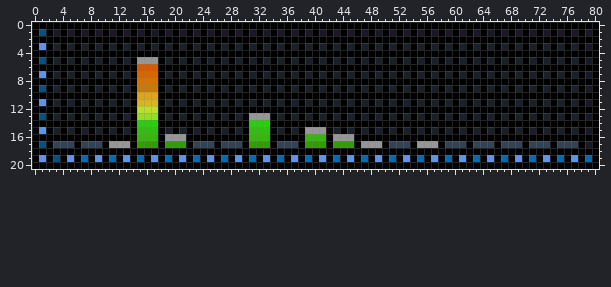
Two states of a sprite sheet, packages/webamp-modern/src/xp/spectrum/preview/440-square.png. This is how it looked before the edit.
Rulers count pixels.
The result:
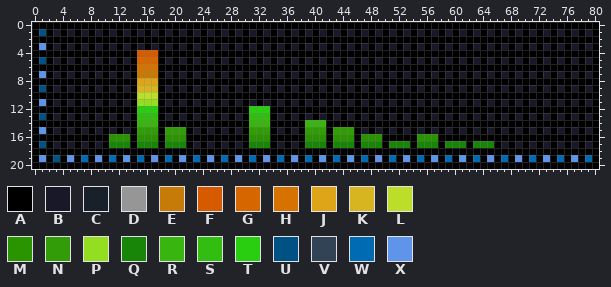
Palette (. is transparent): A #000000  B #181829  C #182129  D #969696  E #c67b08  F #d65a00  G #d66600  H #d67300  J #dea518  K #d6b521  L #bdde29  M #299400  N #319c08  P #94de21  Q #188408  R #39b510  S #32be10  T #29ce10  U #005284  V #314354  W #006ab2  X #5e95ea
What changed:
file 81x21 -> 162x42 pixels (blocks of 1x1 -> 2x2; one block is one cell here)
y 3: x 3 C -> B; x 5 C -> B; x 7 C -> B; x 9 C -> B; x 11 C -> B; x 13 C -> B; x 15 C -> B; x 17 C -> B; x 19 C -> B; x 21 C -> B; x 23 C -> B; x 25 C -> B; x 27 C -> B; x 29 C -> B; x 31 C -> B; x 33 C -> B; x 35 C -> B; x 37 C -> B; x 39 C -> B; x 41 C -> B; x 43 C -> B; x 45 C -> B; x 47 C -> B; x 49 C -> B; x 51 C -> B; x 53 C -> B; x 55 C -> B; x 57 C -> B; x 59 C -> B; x 61 C -> B; x 63 C -> B; x 65 C -> B; x 67 C -> B; x 69 C -> B; x 71 C -> B; x 73 C -> B; x 75 C -> B; x 77 C -> B
y 4: x 15..17 AAA -> FFF
y 5: x 3 C -> B; x 5 C -> B; x 7 C -> B; x 9 C -> B; x 11 C -> B; x 13 C -> B; x 15..17 DDD -> GGG; x 19 C -> B; x 21 C -> B; x 23 C -> B; x 25 C -> B; x 27 C -> B; x 29 C -> B; x 31 C -> B; x 33 C -> B; x 35 C -> B; x 37 C -> B; x 39 C -> B; x 41 C -> B; x 43 C -> B; x 45 C -> B; x 47 C -> B; x 49 C -> B; x 51 C -> B; x 53 C -> B; x 55 C -> B; x 57 C -> B; x 59 C -> B; x 61 C -> B; x 63 C -> B; x 65 C -> B; x 67 C -> B; x 69 C -> B; x 71 C -> B; x 73 C -> B; x 75 C -> B; x 77 C -> B
y 6: x 15..17 FFF -> HHH
y 7: x 3 C -> B; x 5 C -> B; x 7 C -> B; x 9 C -> B; x 11 C -> B; x 13 C -> B; x 15..17 GGG -> EEE; x 19 C -> B; x 21 C -> B; x 23 C -> B; x 25 C -> B; x 27 C -> B; x 29 C -> B; x 31 C -> B; x 33 C -> B; x 35 C -> B; x 37 C -> B; x 39 C -> B; x 41 C -> B; x 43 C -> B; x 45 C -> B; x 47 C -> B; x 49 C -> B; x 51 C -> B; x 53 C -> B; x 55 C -> B; x 57 C -> B; x 59 C -> B; x 61 C -> B; x 63 C -> B; x 65 C -> B; x 67 C -> B; x 69 C -> B; x 71 C -> B; x 73 C -> B; x 75 C -> B; x 77 C -> B
y 8: x 15..17 HHH -> JJJ
y 9: x 3 C -> B; x 5 C -> B; x 7 C -> B; x 9 C -> B; x 11 C -> B; x 13 C -> B; x 15..17 EEE -> KKK; x 19 C -> B; x 21 C -> B; x 23 C -> B; x 25 C -> B; x 27 C -> B; x 29 C -> B; x 31 C -> B; x 33 C -> B; x 35 C -> B; x 37 C -> B; x 39 C -> B; x 41 C -> B; x 43 C -> B; x 45 C -> B; x 47 C -> B; x 49 C -> B; x 51 C -> B; x 53 C -> B; x 55 C -> B; x 57 C -> B; x 59 C -> B; x 61 C -> B; x 63 C -> B; x 65 C -> B; x 67 C -> B; x 69 C -> B; x 71 C -> B; x 73 C -> B; x 75 C -> B; x 77 C -> B
y 10: x 15..17 JJJ -> LLL
y 11: x 3 C -> B; x 5 C -> B; x 7 C -> B; x 9 C -> B; x 11 C -> B; x 13 C -> B; x 15..17 KKK -> PPP; x 19 C -> B; x 21 C -> B; x 23 C -> B; x 25 C -> B; x 27 C -> B; x 29 C -> B; x 31 C -> B; x 33 C -> B; x 35 C -> B; x 37 C -> B; x 39 C -> B; x 41 C -> B; x 43 C -> B; x 45 C -> B; x 47 C -> B; x 49 C -> B; x 51 C -> B; x 53 C -> B; x 55 C -> B; x 57 C -> B; x 59 C -> B; x 61 C -> B; x 63 C -> B; x 65 C -> B; x 67 C -> B; x 69 C -> B; x 71 C -> B; x 73 C -> B; x 75 C -> B; x 77 C -> B
y 12: x 15..17 LLL -> TTT; x 31..33 AAA -> TTT
y 13: x 3 C -> B; x 5 C -> B; x 7 C -> B; x 9 C -> B; x 11 C -> B; x 13 C -> B; x 15..17 PPP -> SSS; x 19 C -> B; x 21 C -> B; x 23 C -> B; x 25 C -> B; x 27 C -> B; x 29 C -> B; x 31..33 DDD -> SSS; x 35 C -> B; x 37 C -> B; x 39 C -> B; x 41 C -> B; x 43 C -> B; x 45 C -> B; x 47 C -> B; x 49 C -> B; x 51 C -> B; x 53 C -> B; x 55 C -> B; x 57 C -> B; x 59 C -> B; x 61 C -> B; x 63 C -> B; x 65 C -> B; x 67 C -> B; x 69 C -> B; x 71 C -> B; x 73 C -> B; x 75 C -> B; x 77 C -> B
y 14: x 15..17 TTT -> RRR; x 31..33 TTT -> RRR; x 39..41 AAA -> RRR
y 15: x 3 C -> B; x 5 C -> B; x 7 C -> B; x 9 C -> B; x 11 C -> B; x 13 C -> B; x 15..17 SSS -> NNN; x 19..21 CAC -> NNN; x 23 C -> B; x 25 C -> B; x 27 C -> B; x 29 C -> B; x 31..33 SSS -> NNN; x 35 C -> B; x 37 C -> B; x 39..41 DDD -> NNN; x 43..45 CAC -> NNN; x 47 C -> B; x 49 C -> B; x 51 C -> B; x 53 C -> B; x 55 C -> B; x 57 C -> B; x 59 C -> B; x 61 C -> B; x 63 C -> B; x 65 C -> B; x 67 C -> B; x 69 C -> B; x 71 C -> B; x 73 C -> B; x 75 C -> B; x 77 C -> B
y 16: x 11..13 AAA -> MMM; x 15..17 RRR -> MMM; x 19..21 DDD -> MMM; x 31..33 RRR -> MMM; x 39..41 RRR -> MMM; x 43..45 DDD -> MMM; x 47..49 AAA -> MMM; x 55..57 AAA -> MMM
y 17: x 3..5 VVV -> BAB; x 7..9 VVV -> BAB; x 11..13 DDD -> QQQ; x 15..17 NNN -> QQQ; x 19..21 NNN -> QQQ; x 23..25 VVV -> BAB; x 27..29 VVV -> BAB; x 31..33 NNN -> QQQ; x 35..37 VVV -> BAB; x 39..41 NNN -> QQQ; x 43..45 NNN -> QQQ; x 47..49 DDD -> QQQ; x 51..53 VVV -> QQQ; x 55..57 DDD -> QQQ; x 59..61 VVV -> QQQ; x 63..65 VVV -> QQQ; x 67..69 VVV -> BAB; x 71..73 VVV -> BAB; x 75..77 VVV -> BAB
Pixel boxes of the changes (left, top, right, bottom) in both pictures:
changed: (53, 43, 578, 148)
